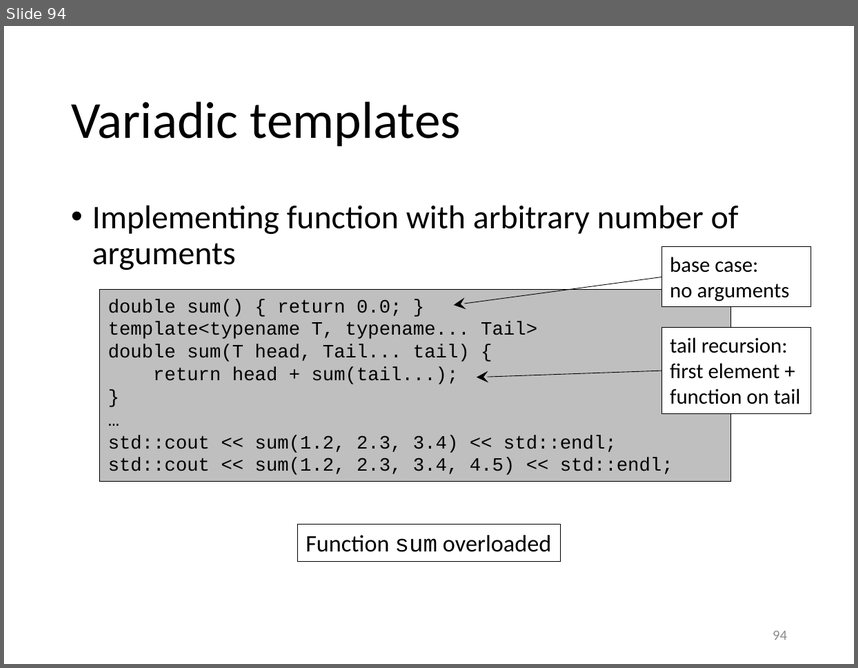
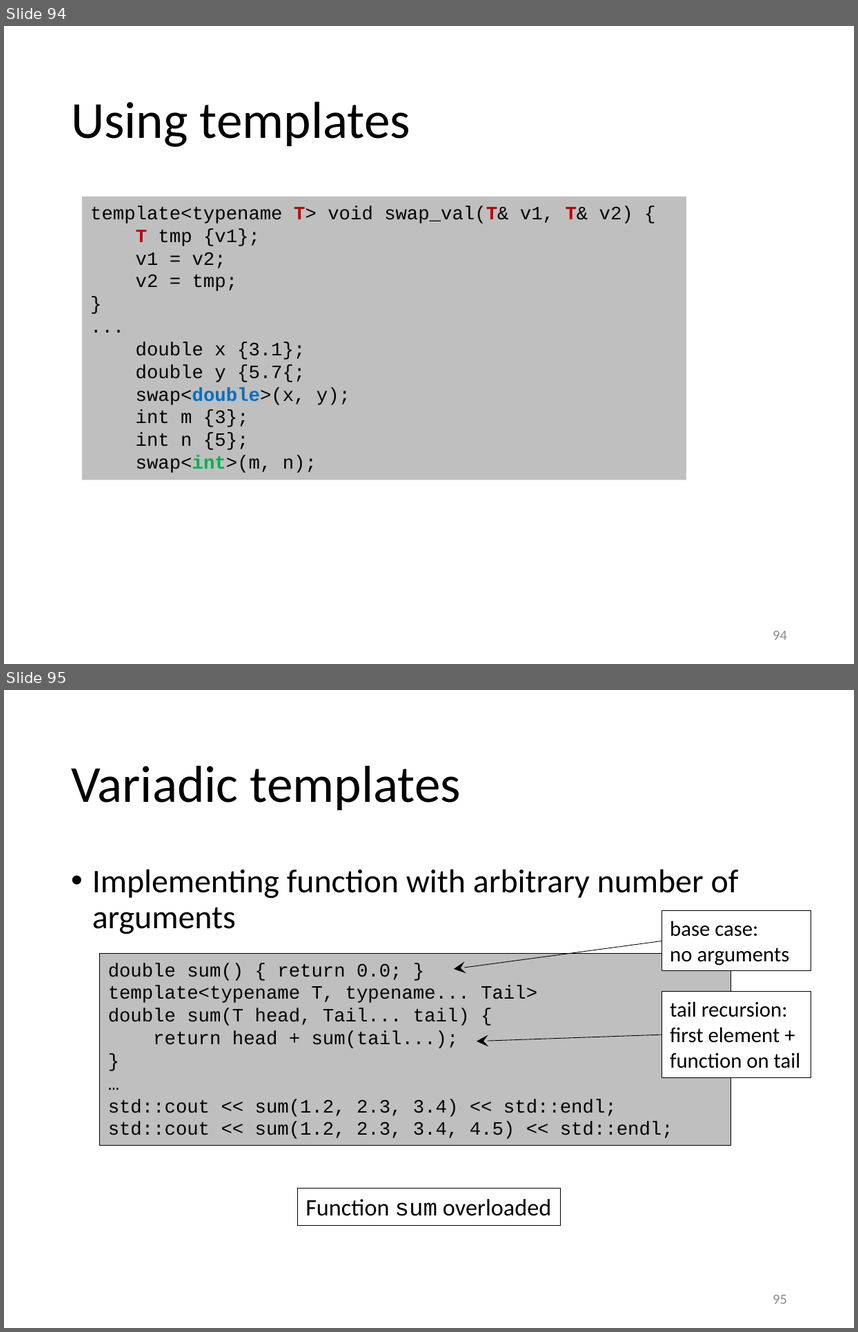
Before and after one commit to gjbex/Scientific-C-plus-plus, a slide deck: scientific_cpp.pptx. Shown one above the other, each under a label of ours: slide 94 before the commit, slides 94 and 95 after it. The pictures are 858x668 and 858x1332 pixels, drawn with LibreOffice and Linux fonts; fonts in the diff are those of the drawing. Boxes give left, top, right and bottom in pixels: in the first picture for what was removed or moved away, otherwise in the second. Text is boxed around its words. In the diff, an @@ line names an element or a change of style, - is before the commit and + after.

```diff
--- a/scientific_cpp.pptx
+++ b/scientific_cpp.pptx
@@ slide 94 added at (4,26,854,664), background #FFFFFF @@
@@ title added at (71,101,410,147), 44 pt, text #000000 @@
+Using templates
@@ rectangle added at (82,196,686,479), fill #BFBFBF, 16 pt, text #000000 @@
+template<typename T> void swap_val(T& v1, T& v2) {
+T tmp {v1};
+v1 = v2;
+v2 = tmp;
+}
+...
+double x {3.1};
+double y {5.7{;
+swap<double>(x, y);
+int m {3};
+int n {5};
+swap<int>(m, n);
@@ page number added at (773,630,787,639), 12 pt, text #8C8C8C @@
+94
@@ what was slide 94 is now slide 95 @@
@@ page number at (773,1294,787,1303): text changed @@
-94
+95
```
Also in this commit, not shown: 19 slides changed.
